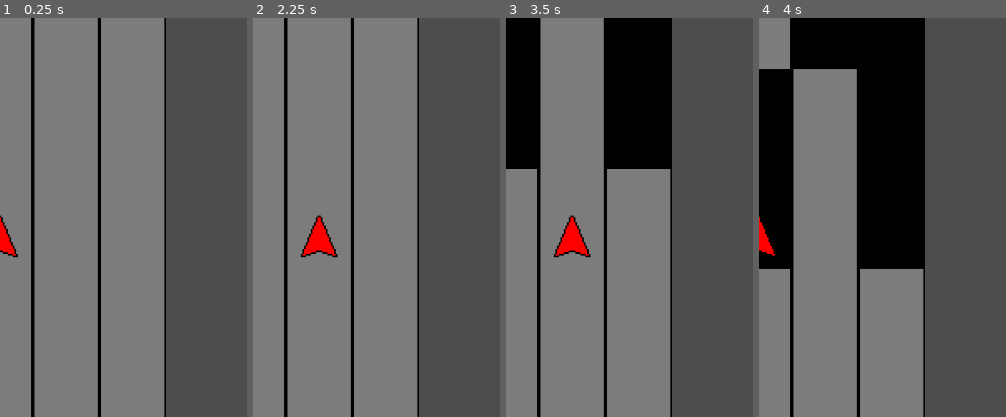
Above: before the commit, frames 1-4 (left to right).
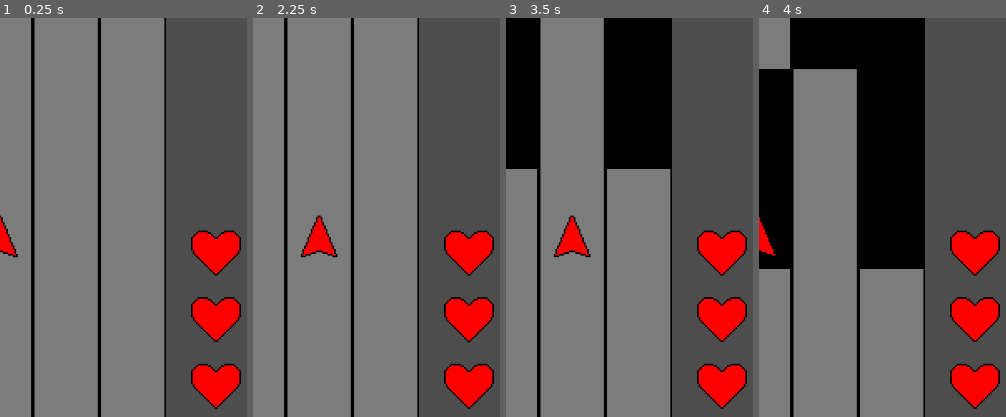
Above: after the commit, the same moments.

Repository: PizzaLovers007/Acerola-Jam-0
Game: Godot game, scene res://Scenes/Game.tscn
Same seed, same stepped clock (60 frames per second), same inputs: the game is played once before the commit and once after it. Sound files missing from this copy of the repository are replaced by a short silence.
Inputs:
- Up to frame 1 (0.25 s): no input
- Up to frame 2 (2.25 s): tap Enter (ui_accept) at 0.5, 0.77, 1.52 s; hold Right (ui_right) 0.53-1.28 s; hold Left (ui_left) 1.28-2.03 s; hold Right (ui_right) from 2.03 s (still down)
- Up to frame 3 (3.5 s): keep holding Right (ui_right); tap Enter (ui_accept) at 3.02 s
- Up to frame 4 (4 s): release Right (ui_right) at 3.53 s; hold Left (ui_left) from 3.53 s (still down); tap Enter (ui_accept) at 3.77 s
The pictures show only the part of the screen within x 50-100%, y 48-97%; the shares and areas given below are measured in that part.

The runs differ from the first frame. In frame 1, 4.8% of the frame differs, in the area x 77-98%, y 53-98%; in frame 2, 4.8%; in frame 3, 4.8%; in frame 4, 4.8%.

Commit message:
Player health visual

Diff:
--- a/Scenes/Game.tscn
+++ b/Scenes/Game.tscn
@@ -20,6 +20,7 @@
 [ext_resource type="AudioStream" uid="uid://bc1f4yfidc5i2" path="res://Sounds/Metronomes/Perc_Metal_lo.wav" id="13_86x80"]
 [ext_resource type="Texture2D" uid="uid://dptw7ixoj71cx" path="res://Textures/skew.png" id="14_4ikar"]
 [ext_resource type="Texture2D" uid="uid://xaqv06mtanp8" path="res://Sprites/dot.png" id="14_ygw7s"]
+[ext_resource type="Texture2D" uid="uid://cn1eqtbq36fvo" path="res://Sprites/heart.png" id="16_we20a"]
 
 [sub_resource type="ShaderMaterial" id="ShaderMaterial_o32ba"]
 shader = ExtResource("10_hm5qq")
@@ -144,6 +145,23 @@
 z_index = 1
 position = Vector2(320, 720)
 
+[node name="Lives" type="Node2D" parent="." groups=["lives"]]
+position = Vector2(580, 900)
+
+[node name="Heart1" type="Sprite2D" parent="Lives"]
+scale = Vector2(2, 2)
+texture = ExtResource("16_we20a")
+
+[node name="Heart2" type="Sprite2D" parent="Lives"]
+position = Vector2(0, -80)
+scale = Vector2(2, 2)
+texture = ExtResource("16_we20a")
+
+[node name="Heart3" type="Sprite2D" parent="Lives"]
+position = Vector2(0, -160)
+scale = Vector2(2, 2)
+texture = ExtResource("16_we20a")
+
 [node name="PostProcessing" type="Node" parent="."]
 script = ExtResource("10_geo82")
 
--- a/Scripts/Core/GameController.gd
+++ b/Scripts/Core/GameController.gd
@@ -4,6 +4,7 @@
 @onready var player: Player = get_tree().get_first_node_in_group("player")
 @onready var conductor: Conductor = get_tree().get_first_node_in_group("conductor")
 @onready var game_over_text: RichTextLabel = get_tree().get_first_node_in_group("gui").get_node("GameOver")
+@onready var lives_node: Node2D = get_tree().get_first_node_in_group("lives")
 
 var has_started: bool = false
 var curr_state: GameState = GameState.START
@@ -13,12 +14,17 @@
 
 func _ready() -> void:
 	player.player_died.connect(_on_player_died)
+	player.player_damaged.connect(_on_player_damaged)
 
 
 func _on_player_died() -> void:
 	conductor.stop()
 	curr_state = GameState.DEAD
 	game_over_text.visible = true
+
+
+func _on_player_damaged() -> void:
+	lives_node.get_child(lives_node.get_child_count()-1).queue_free()
 
 
 func _process(delta: float) -> void:
--- a/Scripts/Player/Player.gd
+++ b/Scripts/Player/Player.gd
@@ -3,6 +3,7 @@
 
 const COYOTE_TIME_MS = 80
 
+signal player_damaged
 signal player_died
 
 @onready var hit_player: AudioStreamPlayer = $HitPlayer
@@ -10,7 +11,7 @@
 @onready var sprite: Sprite2D = get_node("Sprite")
 @onready var conductor: Conductor = get_tree().get_first_node_in_group("conductor")
 
-@export var health: int = 1
+@export var health: int = 3
 @export var column: int = 0
 @export var is_controllable: bool = true
 @export var invuln_time: float = 0
@@ -40,6 +41,7 @@
 		return
 	if _inside_count > 0 and Time.get_ticks_usec() - _entered_obstacle_us > COYOTE_TIME_MS * 1000:
 		health -= 1
+		player_damaged.emit()
 		if health > 0:
 			hit_player.play()
 			invuln_time = 4
Not shown: 1 places in Scenes/Game.tscn that only renumber resources
Binary file added: Sprites/heart.png
Not shown, added: Sprites/heart.png.import
